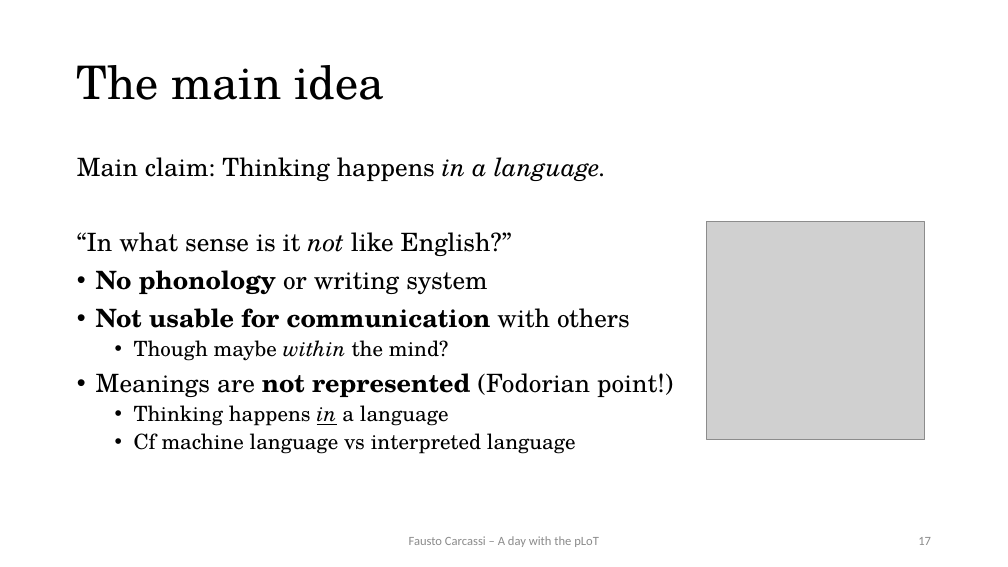
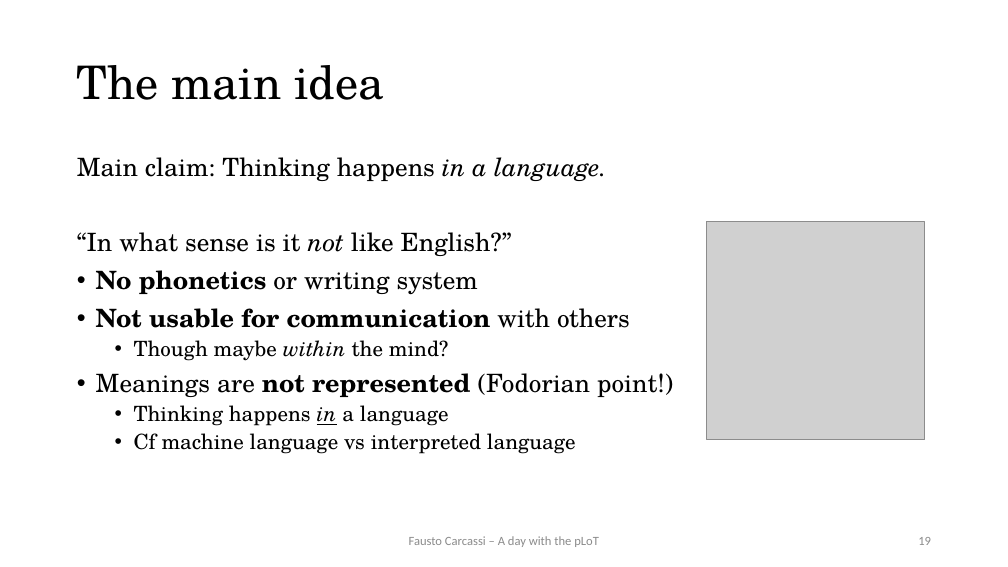
Before and after one commit to thelogicalgrammar/pLoT_workshop, a slide deck: slide 19 of book/lectures/1.pptx (slide 17 before the commit). Drawn at 1008x567 pixels with LibreOffice and Linux fonts; fonts in the diff are those of the drawing; grey boxes stand for pictures. Boxes give left, top, right and bottom in pixels: in the first picture for what was removed or moved away, otherwise in the second. Text is boxed around its words. In the diff, an @@ line names an element or a change of style, - is before the commit and + after.

```diff
--- a/book/lectures/1.pptx
+++ b/book/lectures/1.pptx
@@ text at (96, 270, 478, 295): text changed @@
-• No phonology or writing system
+• No phonetics or writing system
@@ page number at (918, 537, 931, 545): text changed @@
-17
+19
```
Also in this commit, not shown: 8 other slides changed, 6 slides added, 18 other files.
